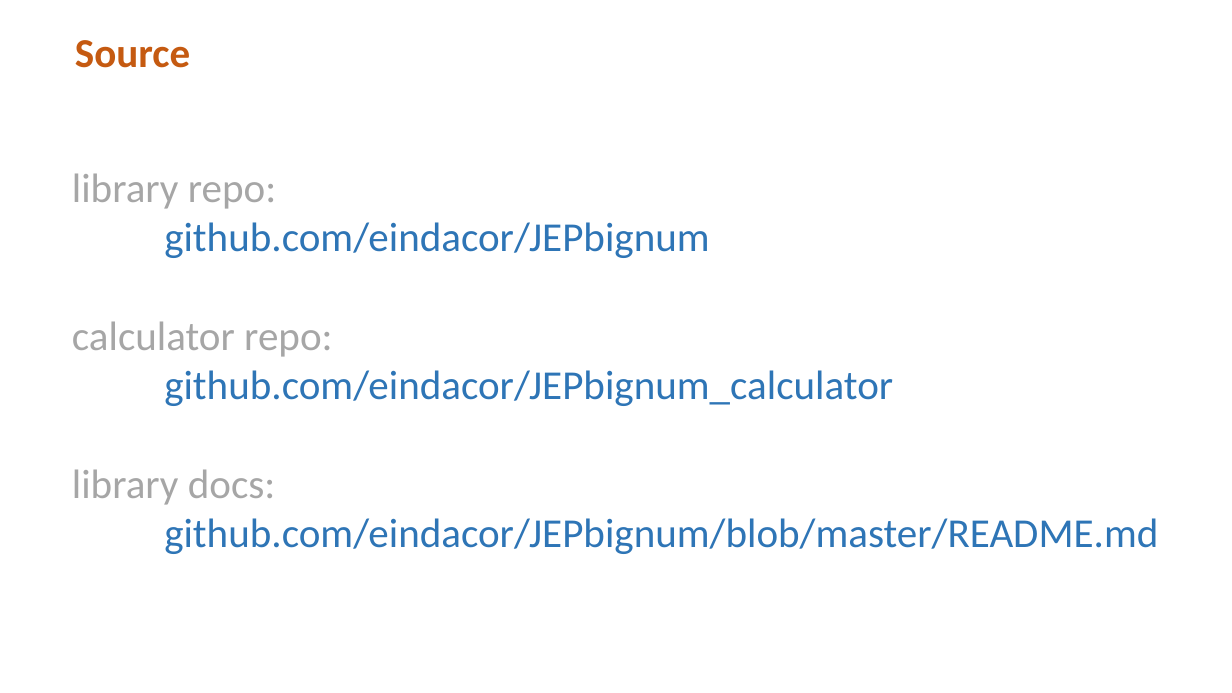
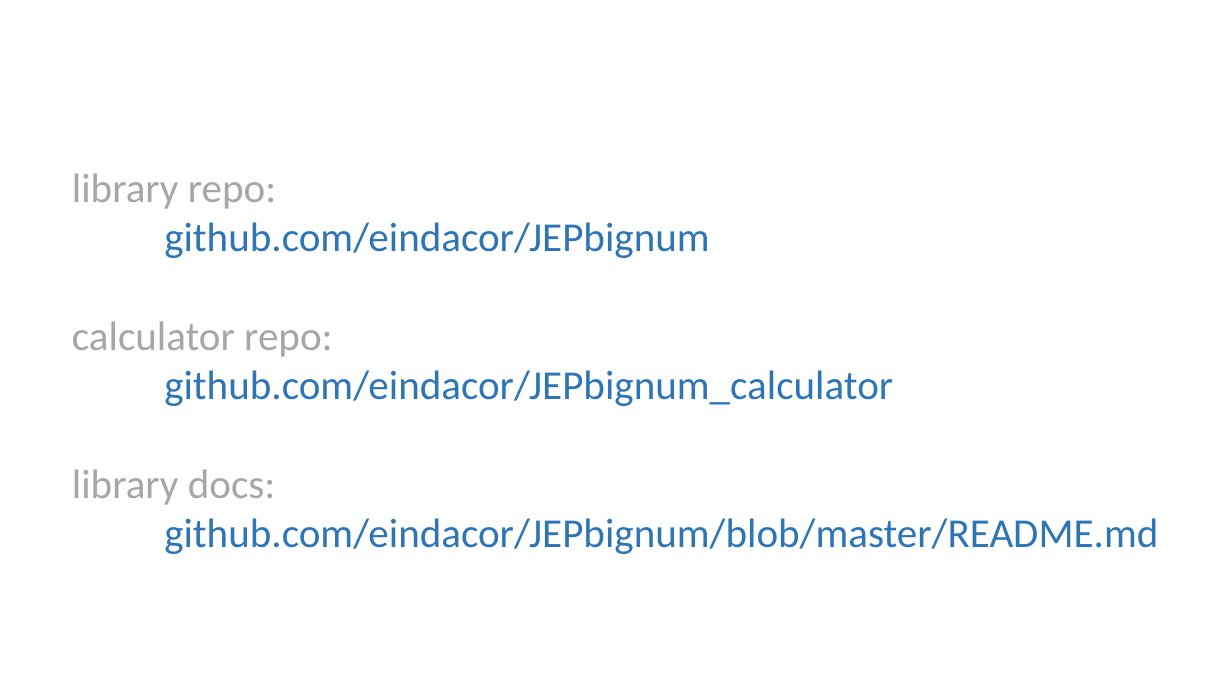
Before and after one commit to eindacor/JEPbignum_calculator, a slide deck: slide 19 of images/Bignum Presentation.pptx (slide 12 before the commit). Drawn at 1232x693 pixels with LibreOffice and Linux fonts; fonts in the diff are those of the drawing; background and template pictures are left out. Boxes give left, top, right and bottom in pixels: in the first picture for what was removed or moved away, otherwise in the second. Text is boxed around its words. In the diff, an @@ line names an element or a change of style, - is before the commit and + after.

Commit message:
Update presentation

```diff
--- a/images/Bignum Presentation.pptx
+++ b/images/Bignum Presentation.pptx
@@ text removed at [75, 40, 190, 68] @@
-Source
```
Also in this commit, not shown: 3 other slides changed, 16 slides added, 9 slides removed, 19 other files.
